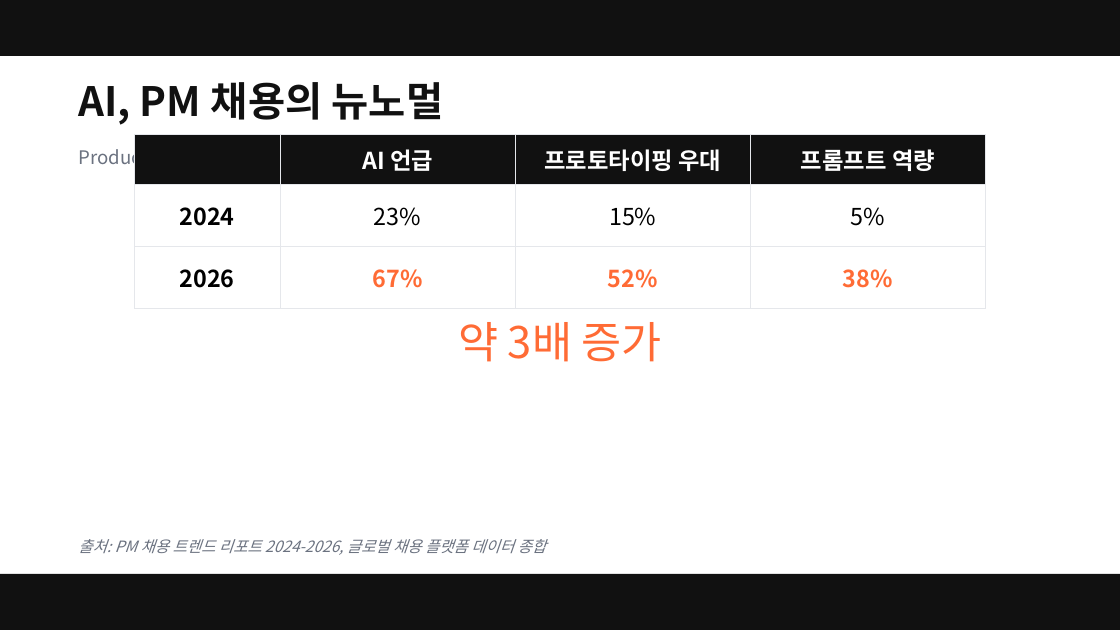
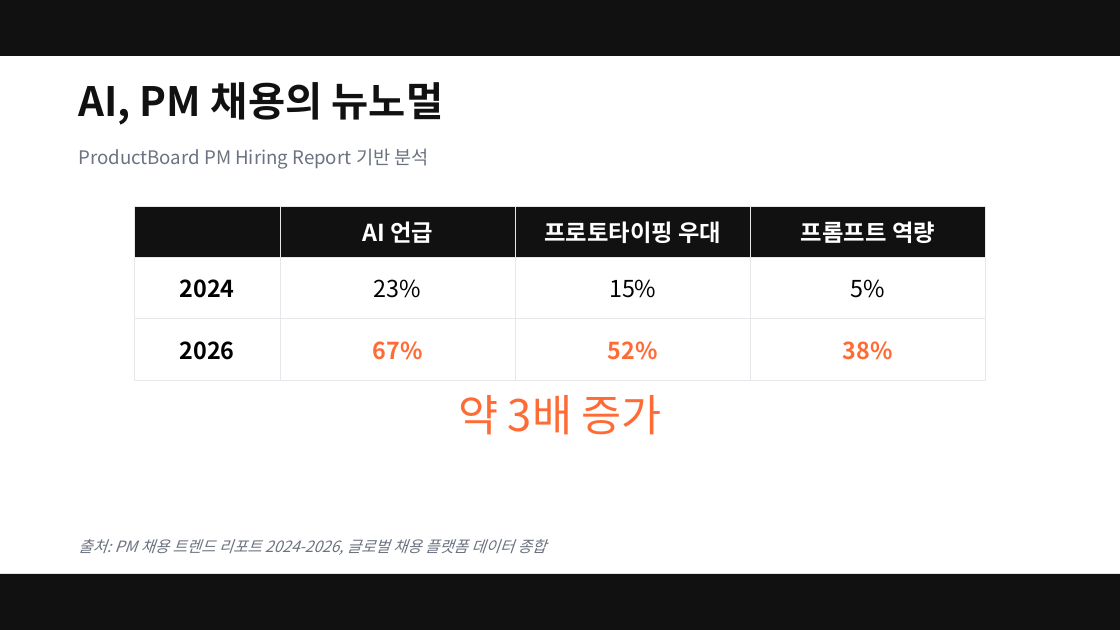
Before and after one commit to smilesjcha/ai-native-pm, a slide deck: slide 4 of projects/26Q2_Fastcampus-Lecture/assets/pptx/ai-native-pm-lecture-v02-20260519.pptx. Drawn at 1120x630 pixels with LibreOffice and Linux fonts; fonts in the diff are those of the drawing. Boxes give left, top, right and bottom in pixels: in the first picture for what was removed or moved away, otherwise in the second. Text is boxed around its words. In the diff, an @@ line names an element or a change of style, - is before the commit and + after.

```diff
--- a/projects/26Q2_Fastcampus-Lecture/assets/pptx/ai-native-pm-lecture-v02-20260519.pptx
+++ b/projects/26Q2_Fastcampus-Lecture/assets/pptx/ai-native-pm-lecture-v02-20260519.pptx
@@ table: place and size @@
-table at [134,134,986,292]
+table at [134,206,986,380]
@@ text "약 3배 증가": place and size @@
-text "약 3배 증가" at [458,322,662,362]
+text "약 3배 증가" at [458,395,662,435]
```
Also in this commit, not shown: 31 other slides changed, 1 slide added, 1 other file.
